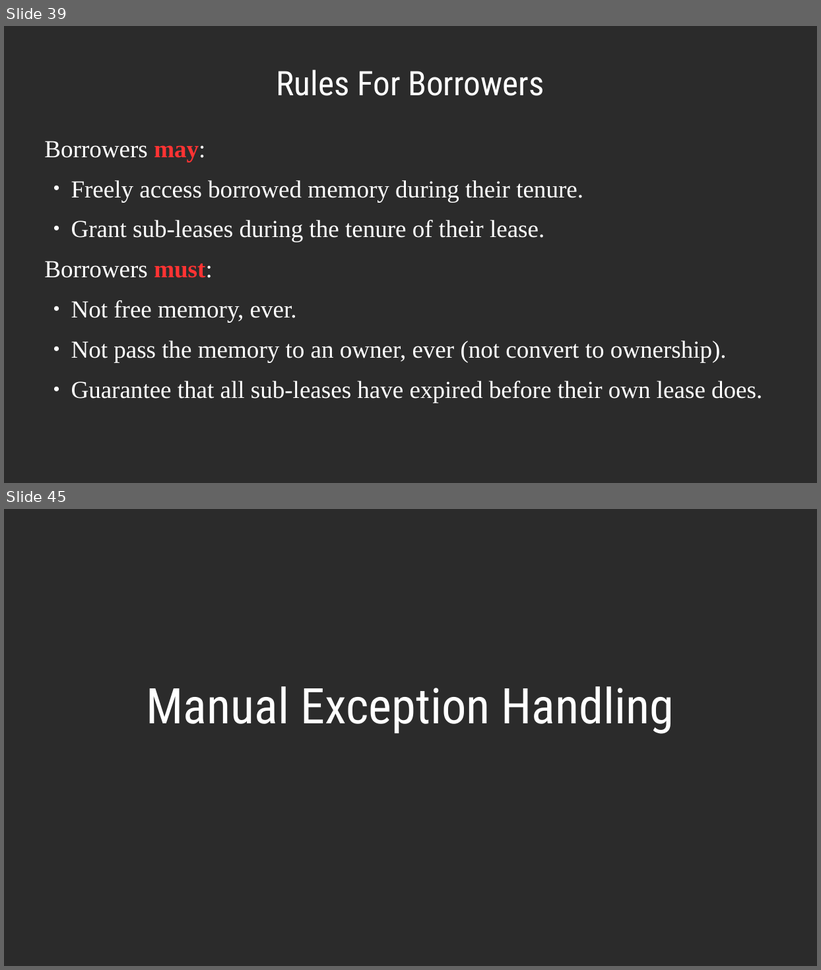
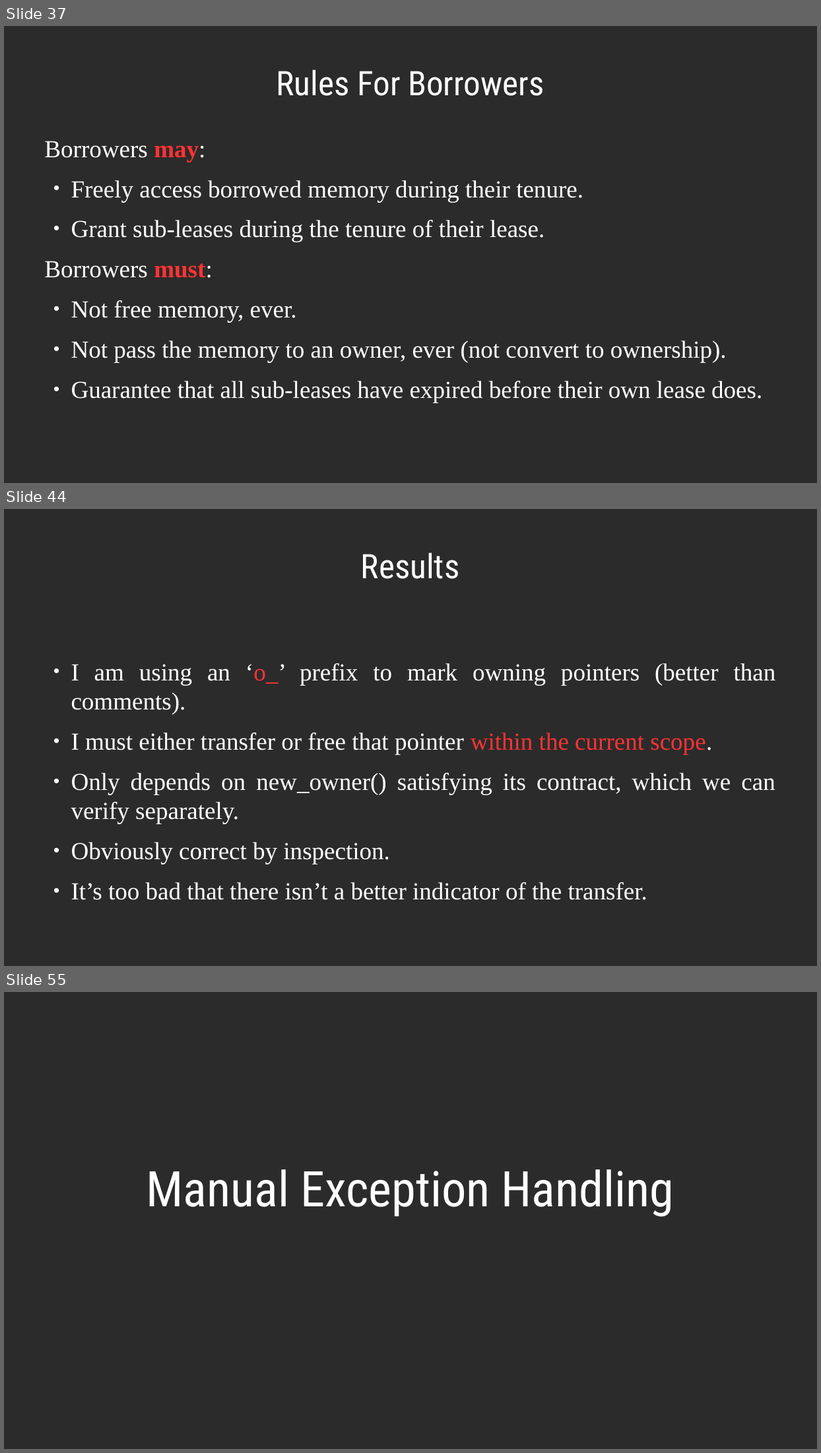
Before and after one commit to dllaurence/youngmanandc, a slide deck: 2020-youngmanandthec-scale.odp. Shown one above the other, each under a label of ours: slides 39 and 45 before the commit, slides 37, 44 and 55 after it; the slides between them are not shown. The pictures are 821x970 and 821x1453 pixels, drawn with LibreOffice and Linux fonts; fonts in the diff are those of the drawing; background and template pictures are left out; a plain dark background stands for a picture behind light text. Boxes give left, top, right and bottom in pixels: in the first picture for what was removed or moved away, otherwise in the second. Text is boxed around its words. In the diff, an @@ line names an element or a change of style, - is before the commit and + after.

```diff
--- a/2020-youngmanandthec-scale.odp
+++ b/2020-youngmanandthec-scale.odp
@@ slide 44 added at (4, 509, 817, 966), background picture (left out) @@
@@ title added at (361, 553, 459, 579), 33 pt, text #FFFFFF @@
+Results
@@ text added at (71, 663, 776, 900), 23.9 pt, text #FFFFFF @@
+● I am using an ‘o_’ prefix to mark owning pointers (better than comments).
+● I must either transfer or free that pointer within the current scope.
+● Only depends on new_owner() satisfying its contract, which we can verify separately.
+● Obviously correct by inspection.
+● It’s too bad that there isn’t a better indicator of the transfer.
@@ what was slide 39 is now slide 37 @@
@@ what was slide 45 is now slide 55 @@
```
Also in this commit, not shown: 13 slides changed, 14 other slides added, 3 slides removed.
